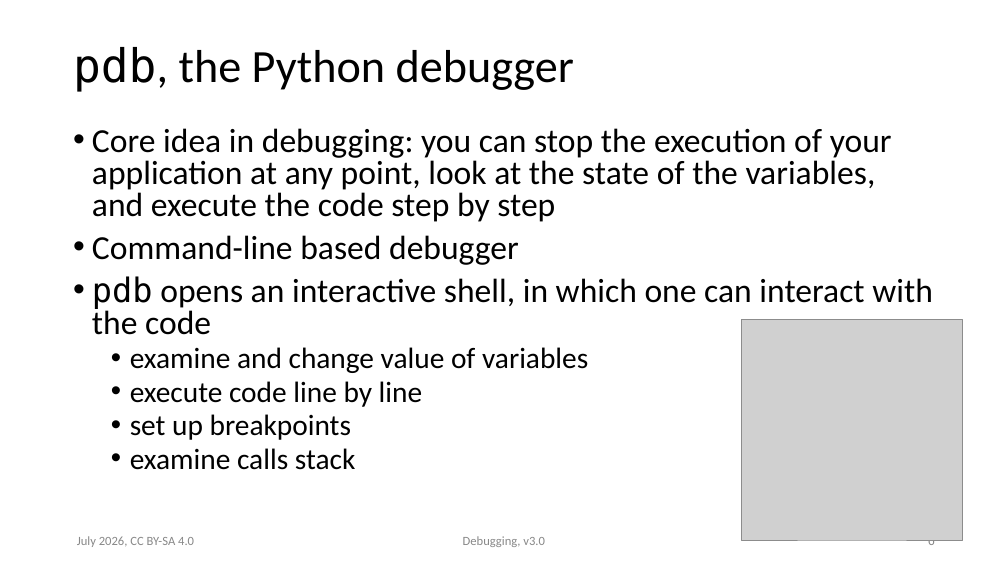
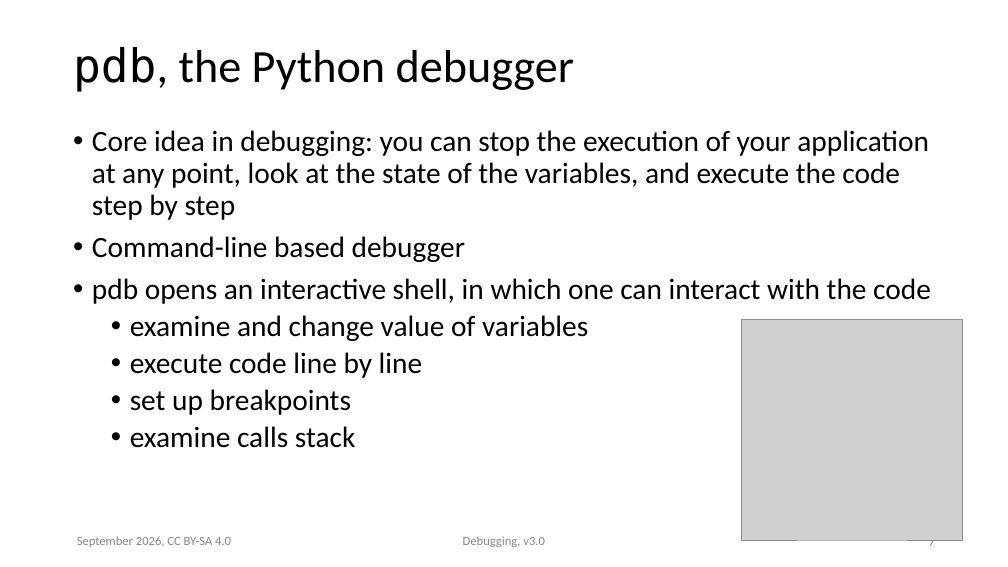
Before and after one commit to ASPP/testing_debugging_profiling, a slide deck: slide 7 of debugging.pptx (slide 6 before the commit). Drawn at 1008x567 pixels with LibreOffice and Linux fonts; fonts in the diff are those of the drawing; grey boxes stand for pictures. Boxes give left, top, right and bottom in pixels: in the first picture for what was removed or moved away, otherwise in the second. Text is boxed around its words. In the diff, an @@ line names an element or a change of style, - is before the commit and + after.

Commit message:
Small changes to debug presi for Prague

```diff
--- a/debugging.pptx
+++ b/debugging.pptx
@@ text "Core idea in debugging: you ..." at bbox=[92, 130, 931, 448]: size 32 to 28 pt in "Core idea in debugging: you can stop ...", "Command-line based debugger", "pdb opens an interactive shell, in which ..."; font DejaVu Sans Mono to Calibri in "pdb"; line spacing 0.8 to 0.9; less space between paragraphs @@
@@ text at bbox=[77, 536, 231, 547]: text changed @@
-July 2026, CC BY-SA 4.0
+September 2026, CC BY-SA 4.0
```
Also in this commit, not shown: 19 other slides changed, 2 slides added, 1 other file.
